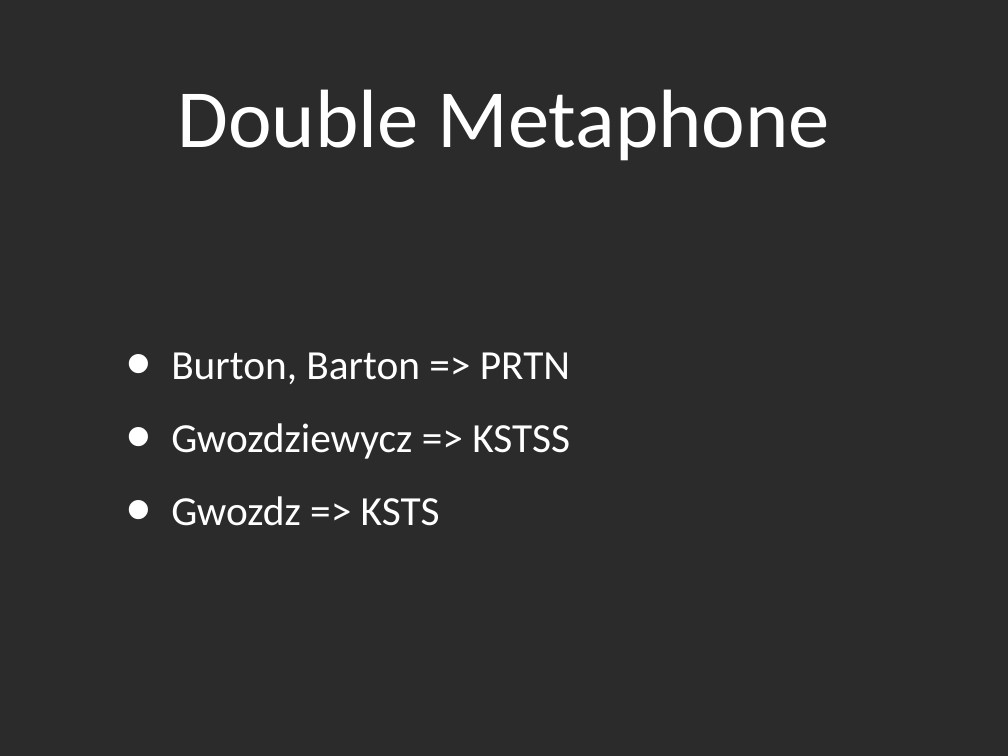
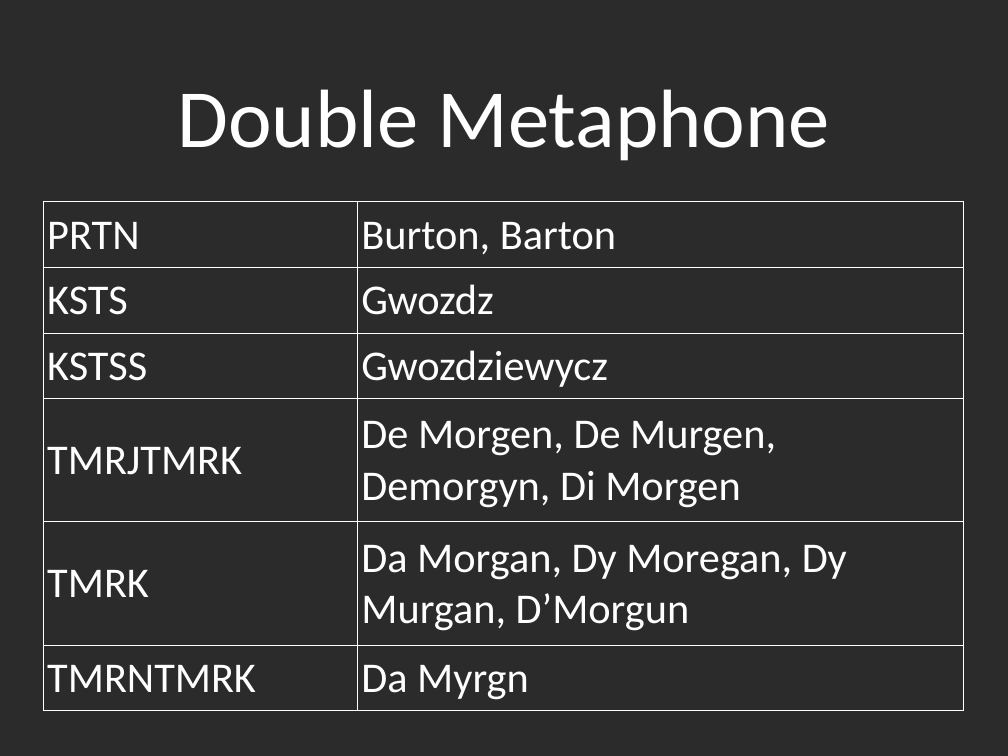
Before and after one commit to kyleburton/fuzzy-string, a slide deck: slide 18 of fuzzy-matching.ppt (slide 53 before the commit). Drawn at 1008x756 pixels with LibreOffice and Linux fonts; fonts in the diff are those of the drawing; background and template pictures are left out; a plain dark background stands for a picture behind light text. Boxes give left, top, right and bottom in pixels: in the first picture for what was removed or moved away, otherwise in the second. Text is boxed around its words. In the diff, an @@ line names an element or a change of style, - is before the commit and + after.

```diff
--- a/fuzzy-matching.ppt
+++ b/fuzzy-matching.ppt
@@ table added at box(43, 202, 963, 704), 6 rows, 2 columns @@
+PRTN | Burton, Barton
+KSTS | Gwozdz
+KSTSS | Gwozdziewycz
+TMRJTMRK | De Morgen, De Murgen, Demorgyn, Di Morgen
+TMRK | Da Morgan, Dy Moregan, Dy Murgan, D’Morgun
+TMRNTMRK | Da Myrgn
@@ text removed at box(171, 352, 570, 526) @@
-• Burton, Barton => PRTN
-• Gwozdziewycz => KSTSS
-• Gwozdz => KSTS
```
Also in this commit, not shown: 35 other slides changed, 7 slides added, 2 slides removed, 3 other files.
